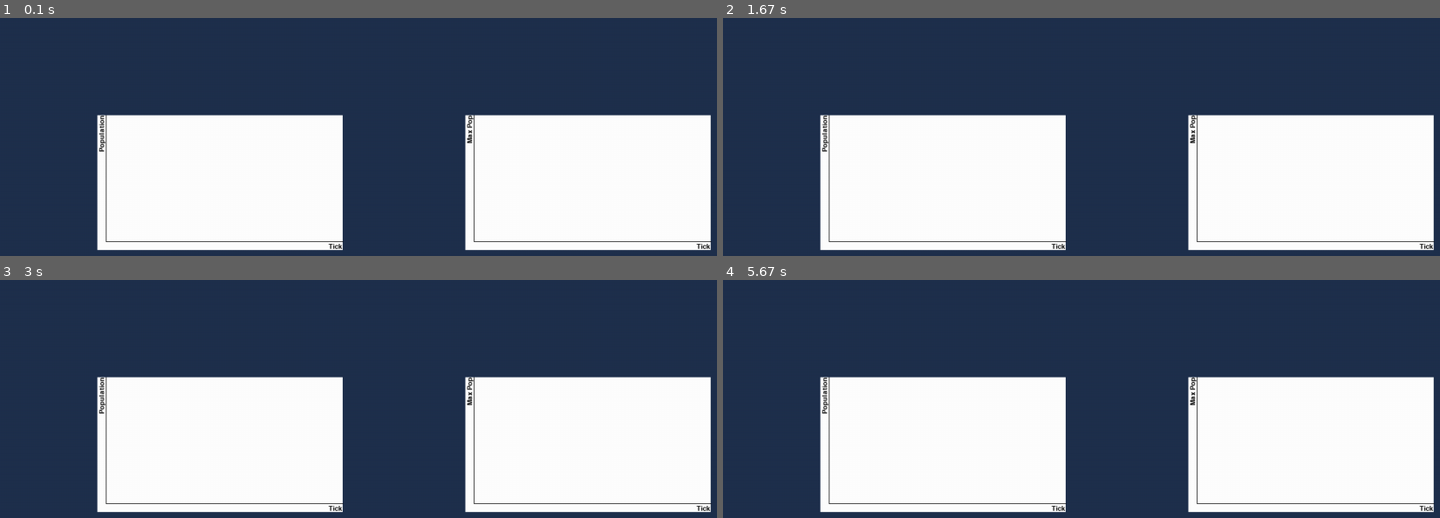
Above: before the commit, frames 1-4 (two rows, left to right).
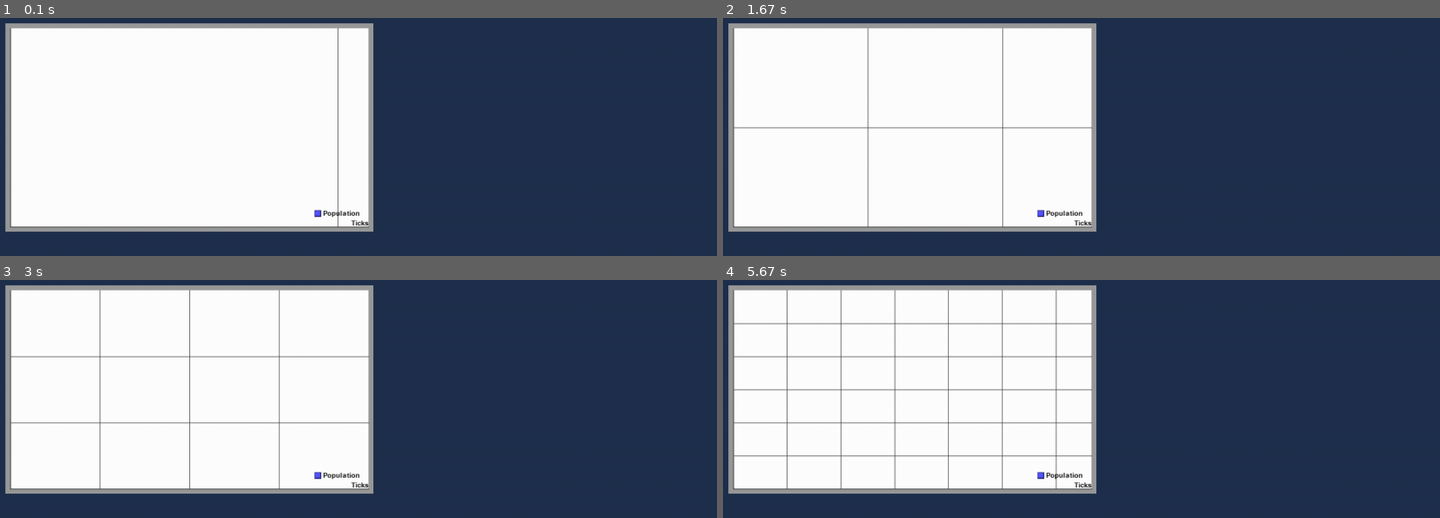
Above: after the commit, the same moments.

Repository: Quartef12345/Natural-Selection-Simulation
Game: pygame game, started from main.py
Same seed, same stepped clock (60 frames per second), same inputs: the game is played once before the commit and once after it.
Inputs:
- Up to frame 1 (0.1 s): no input
- Up to frame 2 (1.67 s): no input
- Up to frame 3 (3 s): no input
- Up to frame 4 (5.67 s): no input

The runs differ from the first frame. In frame 1, 52% of the frame differs, in the area x 0-100%, y 2-98%; in frame 2, 52%; in frame 3, 52%; in frame 4, 53%.

Commit message:
Graph axis and grid

Diff:
--- a/graphs.py
+++ b/graphs.py
@@ -1,46 +1,183 @@
 import pygame
+import math
 
 axis_font = pygame.font.Font('freesansbold.ttf', 11)
+graph_array = []
 
+data = {
+    "Ticks": [1],
+    "Population": [0]
+}
+
+def adjust_color(hex_color, factor=0.2):
+    hex_color = hex_color.lstrip('#')
+
+    r = int(hex_color[0:2], 16)
+    g = int(hex_color[2:4], 16)
+    b = int(hex_color[4:6], 16)
+
+    if factor >= 0:
+        # Darken (approach 0)
+        r = max(0, int(r * (1 - factor)))
+        g = max(0, int(g * (1 - factor)))
+        b = max(0, int(b * (1 - factor)))
+    else:
+        # Lighten (approach 255) using positive target factor
+        abs_factor = abs(factor)
+        r = min(255, int(r + (255 - r) * abs_factor))
+        g = min(255, int(g + (255 - g) * abs_factor))
+        b = min(255, int(b + (255 - b) * abs_factor))
+
+    return f"#{r:02X}{g:02X}{b:02X}"
+
+def update_graphs():
+    for graph in graph_array:
+        if graph.auto_update:
+            graph.update_data(data)
+        if graph.active:
+            graph.draw()
 
 
 class Graph:
-    def __init__(self, surface, position, x_name, y_name):
+    def __init__(self, surface, position, x_name, y_name_array, color_array):
         self.surface = surface
         self.position = position
+        self.axis_offset = 8
+        self.grid_position = [self.position[0] + self.axis_offset, self.position[1] + self.axis_offset, self.position[2] - 2*self.axis_offset, self.position[3] - 2*self.axis_offset ]
         self.x_name = x_name
-        self.y_name = y_name
-        self.axis_offset = 14
+        self.y_name_array = y_name_array
+        self.nr_of_variables = len(y_name_array)
+        self.color_array = color_array
+        self.label_offset = 14
 
         self.active = False
+        self.auto_update = True
+        self.auto_scroll = True
 
+        self.data_points_array = []
+        self.bigger_x = 0
+        self.bigger_y = 0
+
+        graph_array.append(self)
 
     def draw(self):
         surface = self.surface
         position = self.position
+        grid_position = self.grid_position
         x_name = self.x_name
-        y_name = self.y_name
-        axis_offset = self.axis_offset
+        y_name = self.y_name_array
+        label_offset = self.label_offset
+        color_array = self.color_array
 
         if self.active:
+            pygame.draw.rect(surface, adjust_color(color_array[0], 0.4), (position[0], position[1], position[2], position[3]))
+            pygame.draw.rect(surface, color_array[0], (grid_position[0], grid_position[1], grid_position[2], grid_position[3])) #Background
 
-            pygame.draw.rect(surface, "#FFFFFF", (position[0], position[1], position[2], position[3])) #Background
+            pygame.draw.line(surface, color_array[1], (grid_position[0], grid_position[1] + grid_position[3] ), (grid_position[0] + grid_position[2],  grid_position[1] + grid_position[3] )) # X Axis
+            pygame.draw.line(surface, color_array[1], (grid_position[0] , grid_position[1]), (grid_position[0],  grid_position[1] + grid_position[3])) # Y Axis
 
-            pygame.draw.line(surface, "#000000", (position[0] + axis_offset, position[1] + position[3] - axis_offset), (position[0] + position[2],  position[1] + position[3] - axis_offset)) # X Axis
-            pygame.draw.line(surface, "#000000", (position[0] + axis_offset, position[1]), (position[0] + axis_offset,  position[1] + position[3] - axis_offset)) # Y Axis
+            self.draw_grid()
 
-            x_aixs_text = axis_font.render(f"{x_name}", True, "#000000")
+            x_aixs_text = axis_font.render(f"{x_name}", True, color_array[1])
             x_axis_surface = x_aixs_text.get_rect()
-            x_axis_surface.bottomright = (position[0] + position[2], position[1] + position[3])
-            surface.blit(x_aixs_text, x_axis_surface)
+            x_axis_surface.bottomright = (grid_position[0] + grid_position[2], grid_position[1] + grid_position[3])
+            surface.blit(x_aixs_text, x_axis_surface) #the caption for the x axis
 
-            y_axis_text_horizontal = axis_font.render(f"{y_name}", True, "#000000")
-            y_axis_text = pygame.transform.rotate(y_axis_text_horizontal, 90)
-            y_axis_surface = y_axis_text.get_rect()
-            y_axis_surface.topleft = (position[0] + 2, position[1])
-            surface.blit(y_axis_text, y_axis_surface)
+            for i in range(self.nr_of_variables):
 
-    def show(self):
-        self.active = True
-    def hide(self):
-        self.active = False
+                y_axis_text = axis_font.render(f"{y_name[i]}", True, color_array[1])
+                y_axis_surface = y_axis_text.get_rect()
+                y_axis_surface.bottomright = (grid_position[0] + grid_position[2] - label_offset, grid_position[1] + grid_position[3] - label_offset * (1 + i) - 2)
+                surface.blit(y_axis_text, y_axis_surface) #the caption for the current metric
+
+                square_label_size = y_axis_surface.height   #a professionaly looking square to serve has a colored label
+                pygame.draw.rect(surface, adjust_color(color_array[2+i], 0.5), (y_axis_surface.x - square_label_size - 3, y_axis_surface.y, square_label_size, square_label_size))
+                pygame.draw.rect(surface, color_array[2+i], (y_axis_surface.x - square_label_size - 3 + square_label_size*0.1, y_axis_surface.y + square_label_size*0.1, square_label_size*0.8, square_label_size*0.8))
+
+    def update_data(self, data):
+
+        x_data = data[self.x_name] #the data for the x axis, retrieved from the universal data dictionaiy, and uses the x axis name of the graph as key for the dictionary
+
+        y_data_array = [] #the set of the diferent y datas, each elemnt is a diferent metric
+        for y_name in self.y_name_array:
+            y_data_array.append(data[y_name])
+
+        mixed_y_data = [] #every raw number mixed in one array
+        for y_data in y_data_array:
+            for data in y_data:
+                mixed_y_data.append(data)
+
+        self.bigger_y = max(mixed_y_data)    #the biggest of all of the metrics, used to set the referencial on the graph
+        self.bigger_x = max(x_data)          #the biggest of all of x data, used to set the referencial on the graph
+
+        data_points_array = []          #the set of all of the points to be drawn on the graph, each element is an array of points, each element is a diferent metric
+
+        for metric in y_data_array:
+            data_points = []
+            for i in range(len(x_data)):
+                if len(metric) > i:
+                    data_points.append((x_data[i], metric[i])) #a single point, on one of the metrics
+            data_points_array.append(data_points) #adds the data points of this metric to the data points array
+
+        self.data_points_array = data_points_array
+
+    def draw_grid(self):
+            base_x = self.grid_position[0]    #base grid_position of the graph
+            base_y = self.grid_position[1] + self.grid_position[3]
+
+            bigger_x = self.bigger_x
+            bigger_y = self.bigger_y
+
+            usable_width = self.grid_position[2]
+            usable_heigth = self.grid_position[3]
+
+            if bigger_x <= 0:
+                bigger_x = 1
+            exponent = math.floor(math.log10(bigger_x))
+            x_axis_magnitude = 10 ** exponent   #the closest number of base 10, used to set the referencial
+
+            # If the magnitude is too large for the step scale (e.g. 1000 for 2500), lower it by one order
+            if bigger_x / x_axis_magnitude < 3.5 and x_axis_magnitude >= 10:
+                grid_step_x = x_axis_magnitude // 10
+            else:
+                grid_step_x = x_axis_magnitude
+
+            pixel_per_unit_x = usable_width / bigger_x
+
+            virtual_step = grid_step_x//10  #a "fake" step, one magnitude lower than the real step, used to draw the auiliar lines
+            if virtual_step <= 0: #for example, if magnitude is 100, then the virtual step is 10, each real step will be divided into 10 virtual steps
+                virtual_step = 1
+            for grid_value in range(virtual_step, int(bigger_x) + 1, virtual_step):
+                grid_pixel_x = base_x + (grid_value * pixel_per_unit_x)
+                if grid_value%grid_step_x == 0:
+                    pygame.draw.line(self.surface, adjust_color(self.color_array[1], -0.2), (grid_pixel_x, base_y), (grid_pixel_x, self.grid_position[1]))
+                else:
+                    pygame.draw.line(self.surface, adjust_color(self.color_array[1], -0.8), (grid_pixel_x, base_y), (grid_pixel_x, self.grid_position[1]))
+
+
+
+            if bigger_y <= 0:
+                bigger_y = 1
+            exponent = math.floor(math.log10(bigger_y))
+            y_axis_magnitude = 10 ** exponent   #the closest number of base 10, used to set the referencial
+
+            max_y = int(y_axis_magnitude * ((bigger_y + y_axis_magnitude)//y_axis_magnitude))
+            if max_y <= 0:
+                max_y = 1
+            # If the magnitude is too large for the step scale (e.g. 1000 for 2500), lower it by one order
+            if bigger_y / y_axis_magnitude < 3.5 and y_axis_magnitude >= 10:
+                grid_step_y = y_axis_magnitude // 10
+            else:
+                grid_step_y = y_axis_magnitude
+
+            pixel_per_unit_y = usable_heigth / max_y
+
+            virtual_step = grid_step_y//10  #a "fake" step, one magnitude lower than the real step, used to draw the auiliar lines
+            if virtual_step <= 0: #for example, if magnitude is 100, then the virtual step is 10, each real step will be divided into 10 virtual steps
+                virtual_step = 1
+            for grid_value in range(virtual_step, max_y, virtual_step):
+                grid_pixel_y = base_y - (grid_value * pixel_per_unit_y)
+                if grid_value%grid_step_y == 0:
+                    pygame.draw.line(self.surface, adjust_color(self.color_array[1], -0.2), (base_x, grid_pixel_y), (base_x + self.grid_position[2], grid_pixel_y))
+                else:
+                    pygame.draw.line(self.surface, adjust_color(self.color_array[1], -0.8), (base_x, grid_pixel_y), (base_x + self.grid_position[2], grid_pixel_y))
--- a/main.py
+++ b/main.py
@@ -18,11 +18,8 @@
 
 last_dt = time.time()
 
-graph = graphs.Graph(screen, [200,200,400,220], "Tick", "Population")
-graph.show()
-
-graph2 = graphs.Graph(screen, [800,200, 400, 220], "Tick", "Max Pop")
-graph2.show()
+graph = graphs.Graph(screen, [50,50,600,340], "Ticks", ["Population"], ["#FFFFFF", "#111111", "#5555FF", "#B22E2E"])
+graph.active = True
 
 while running:
 
@@ -44,8 +41,9 @@
 
     #render.drawScreen(state.GRID_SIZE, screen)
     screen.fill("#1f304d")
-    graph.draw()
-    graph2.draw()
+    graphs.data["Ticks"].append(graphs.data["Ticks"][-1] + state.dt)
+    graphs.data["Population"].append(graphs.data["Population"][-1] + state.dt)
+    graphs.update_graphs()
 
     # flip() the display to put your work on screen
     pygame.display.flip()
